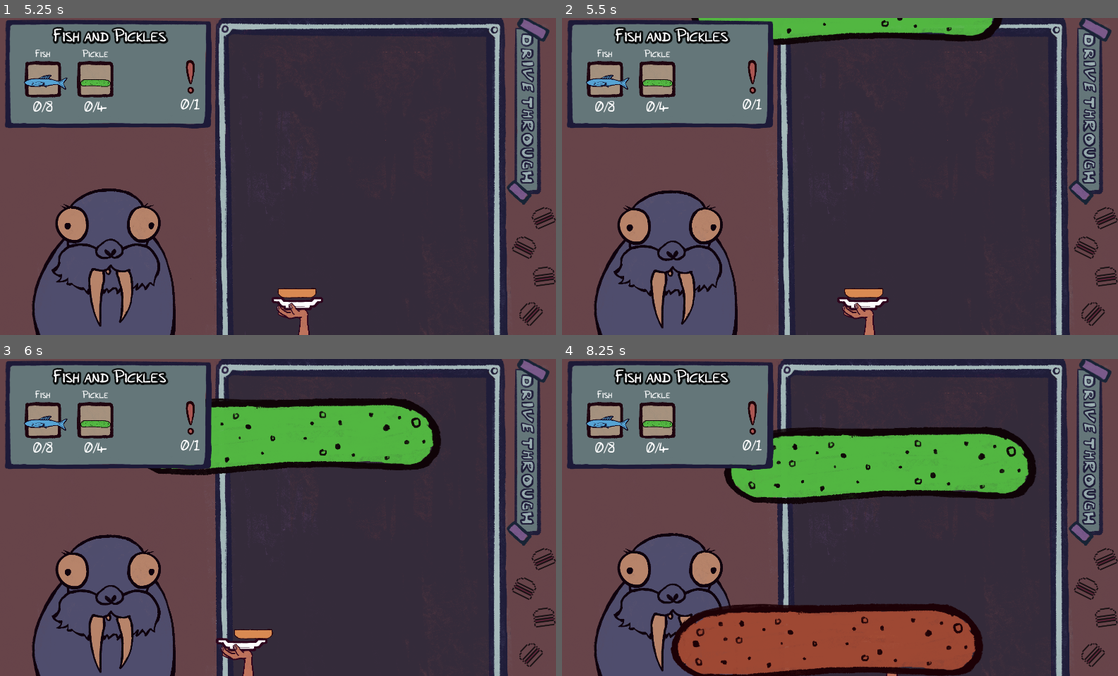
Above: before the commit, frames 1-4 (two rows, left to right).
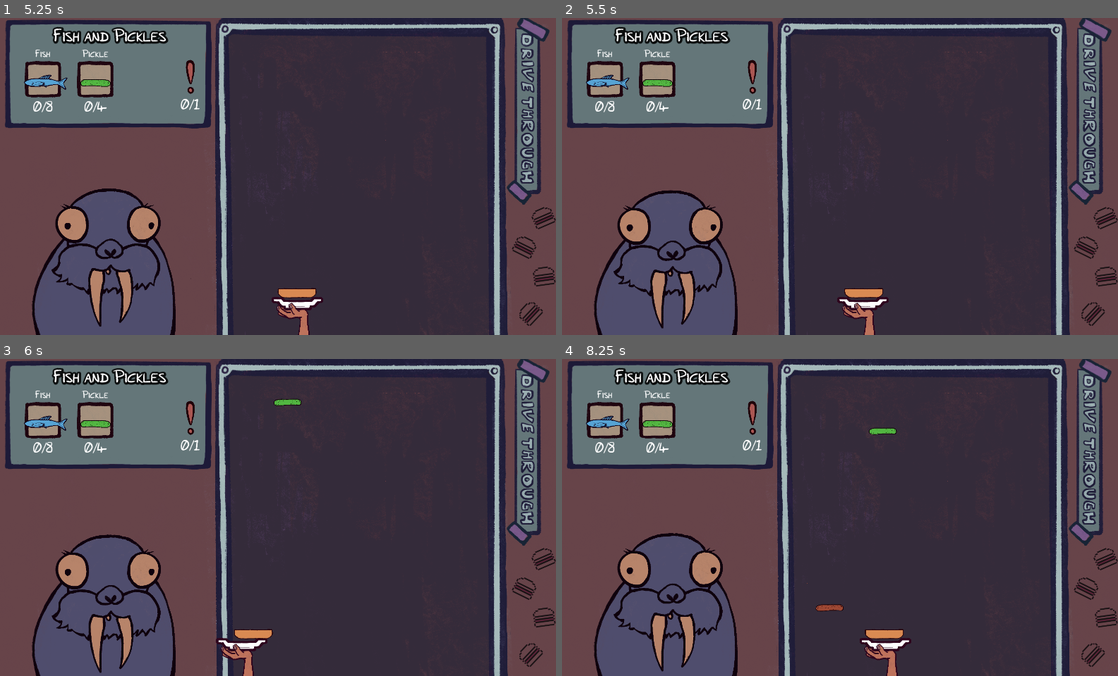
Above: after the commit, the same moments.

Repository: SirLich/funky-drive-through
Game: Godot game, scene res://game.tscn
Same seed, same stepped clock (60 frames per second), same inputs: the game is played once before the commit and once after it.
Inputs (mouse positions are in pixels of both pictures, inside the frame that each line leads up to):
- Up to frame 1 (5.25 s): tap Enter every 0.75 s from 0.5 to 4.25 s; move the mouse to (400, 160) at 0.52 s; press the mouse at (400, 160) at 0.53 s; move the mouse to (161, 192) at 1.27 s; release the mouse at (161, 192) at 1.28 s; click (161, 192) at 1.35 s; move the mouse to (328, 106) at 2.02 s; press the mouse at (328, 106) at 2.03 s; move the mouse to (244, 239) at 2.77 s; release the mouse at (244, 239) at 2.78 s; click (244, 239) at 2.85 s; move the mouse to (444, 224) at 3.52 s; press the mouse at (444, 224) at 3.53 s; move the mouse to (105, 128) at 4.27 s; release the mouse at (105, 128) at 4.28 s; click (105, 128) at 4.35 s; move the mouse to (300, 176) at 5.02 s; press the mouse at (300, 176) at 5.03 s
- Up to frame 2 (5.5 s): no input
- Up to frame 3 (6 s): move the mouse to (189, 438) at 5.77 s; release the mouse at (189, 438) at 5.78 s; click (189, 438) at 5.85 s
- Up to frame 4 (8.25 s): move the mouse to (962, 501) at 6.52 s; press the mouse at (962, 501) at 6.53 s; move the mouse to (723, 533) at 7.27 s; release the mouse at (723, 533) at 7.28 s; click (723, 533) at 7.35 s; move the mouse to (890, 447) at 8.02 s; press the mouse at (890, 447) at 8.03 s

Frame 1 is identical in both runs. In frame 2, 3.0% of the frame differs, in the area x 23-80%, y 0-9%; in frame 3, 9.0%; in frame 4, 23%, in the area x 19-86%, y 21-100%.

Commit message:
Music loop fix

Diff:
--- a/game.tscn
+++ b/game.tscn
@@ -169,6 +169,7 @@
 
 [node name="Music" type="AudioStreamPlayer2D" parent="Sounds"]
 stream = ExtResource("7_2037t")
+volume_db = 17.143
 autoplay = true
 
 [node name="Art" type="Node2D" parent="."]
--- a/item_types/bread_bottom.tres
+++ b/item_types/bread_bottom.tres
@@ -1,7 +1,9 @@
-[gd_resource type="Resource" script_class="ItemType" load_steps=3 format=3 uid="uid://d1yfrpmdvv4ii"]
+[gd_resource type="Resource" script_class="ItemType" load_steps=4 format=3 uid="uid://d1yfrpmdvv4ii"]
 
 [ext_resource type="Texture2D" uid="uid://dh604j634xsap" path="res://assets/items/bread_bottom.png" id="1_0io87"]
 [ext_resource type="Script" path="res://item_type.gd" id="1_x0los"]
+
+[sub_resource type="AudioStream" id="AudioStream_ge7jv"]
 
 [resource]
 script = ExtResource("1_x0los")
@@ -9,3 +11,4 @@
 color = Color(0.85098, 0.541176, 0.321569, 1)
 name = "Bread Bottom"
 scale_factor = 1.5
+audio = SubResource("AudioStream_ge7jv")
--- a/scenes/item/catcher.gd
+++ b/scenes/item/catcher.gd
@@ -13,7 +13,7 @@
 @export var starting_item : ItemType
 
 var last_stacked
-func add_new_item(new_item : ItemType):
+func add_new_item(new_item : ItemType, flipped : bool):
 	if last_stacked is StackedItem:
 		last_stacked.remote_transform_2d.remote_path = NodePath()
 
@@ -28,7 +28,7 @@
 	var new_stacked = stacked_item.instantiate()
 	new_stacked.follow = last_stacked
 	add_child(new_stacked)
-	new_stacked.configure_for_item(new_item)
+	new_stacked.configure_for_item(new_item, flipped)
 	last_stacked = new_stacked
 	last_stacked.remote_transform_2d.remote_path = top.get_path()
 
@@ -36,7 +36,7 @@
 func _ready() -> void:
 	last_stacked = base
 	for i in range(1):
-		add_new_item(starting_item)
+		add_new_item(starting_item, false)
 
 var tween : Tween
 func _process(delta: float) -> void:
@@ -49,5 +49,5 @@
 
 func _on_area_2d_body_entered(body: Node2D) -> void:
 	Global.item_collected.emit(body.item)
-	add_new_item(body.item)
+	add_new_item(body.item, body.flipped)
 	body.queue_free()
--- a/scenes/item/dropped_item.gd
+++ b/scenes/item/dropped_item.gd
@@ -4,6 +4,7 @@
 var item : ItemType
 @export var generic_dropped_scene : PackedScene
 
+var flipped = false
 func configure_for_item(item : ItemType):
 	self.item = item
 
@@ -15,5 +16,8 @@
 		new_dropped_scene.texture = item.icon
 		new_dropped_scene.modulate = item.color
 		new_dropped_scene.scale *= item.scale_factor
-	new_dropped_scene.scale = Vector2(-1, 1)
+
+	if randf() < 0.5:
+		flipped = true
+		new_dropped_scene.scale = new_dropped_scene.scale * Vector2(-1, 1)
 	add_child(new_dropped_scene)
--- a/scenes/item/stacked_item.gd
+++ b/scenes/item/stacked_item.gd
@@ -12,7 +12,7 @@
 
 var tween : Tween
 
-func configure_for_item(item : ItemType):
+func configure_for_item(item : ItemType, flipped: bool):
 	var new_stacked_scene
 	if item.stacked_scene:
 		new_stacked_scene = item.stacked_scene.instantiate()
@@ -21,6 +21,9 @@
 		new_stacked_scene.texture = item.icon
 		new_stacked_scene.modulate = item.color
 		new_stacked_scene.scale *= item.scale_factor
+
+	if flipped:
+		new_stacked_scene.scale = new_stacked_scene.scale * Vector2(-1, 1)
 	add_child(new_stacked_scene)
 
 func _process(delta: float) -> void:
Not shown, changed: assets/sounds/background_menu_1-2_loop.wav.import
Not shown, changed: assets/sounds/play_scene_1-2_added_melody.wav.import
